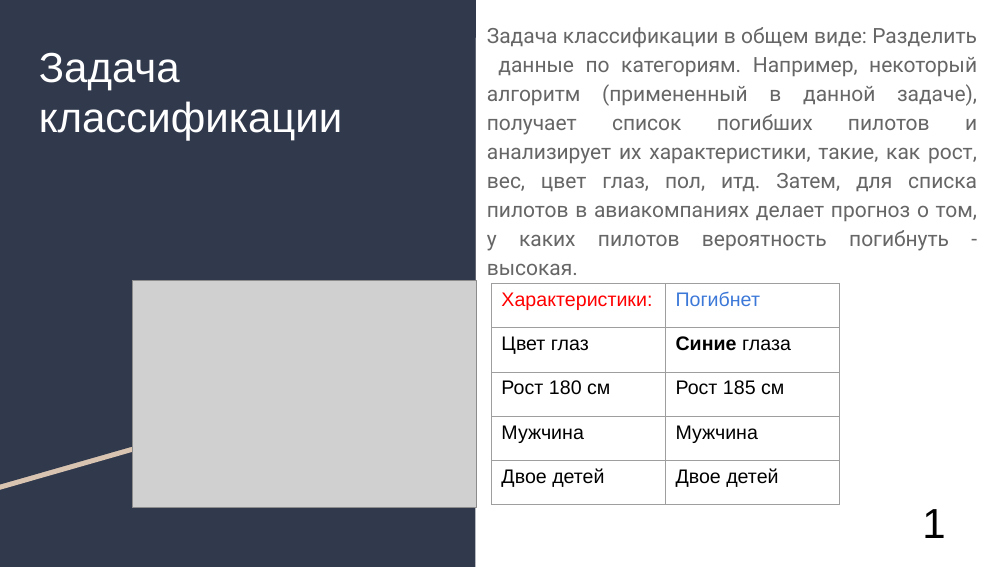
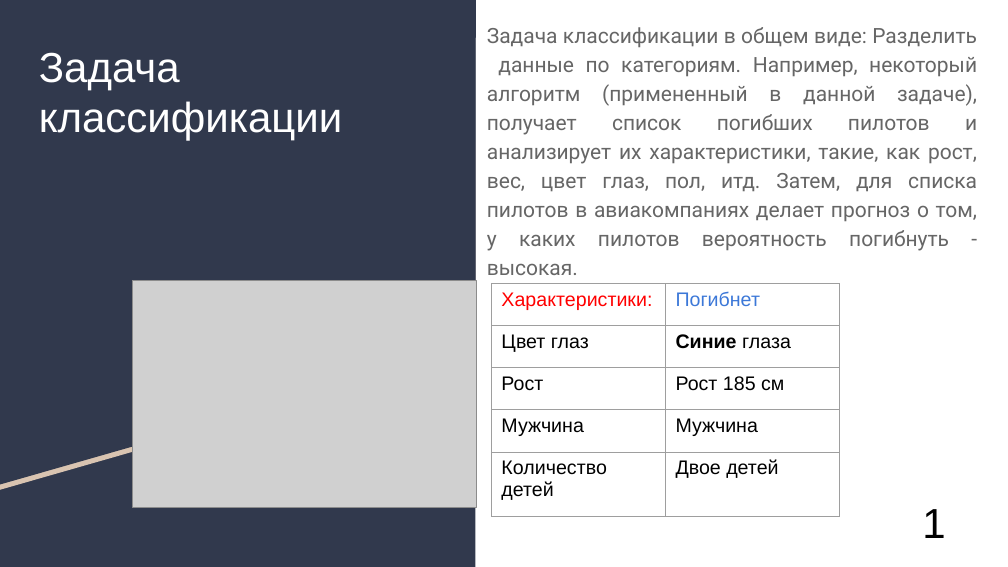
Before and after one commit to AlexanderUzunyan/TestProject, a slide deck: slide 2 of neuro/doc/TMVA.odp. Drawn at 1008x567 pixels with LibreOffice and Linux fonts; fonts in the diff are those of the drawing; grey boxes stand for pictures. Boxes give left, top, right and bottom in pixels: in the first picture for what was removed or moved away, otherwise in the second. Text is boxed around its words. In the diff, an @@ line names an element or a change of style, - is before the commit and + after.

```diff
--- a/neuro/doc/TMVA.odp
+++ b/neuro/doc/TMVA.odp
@@ table at (492, 283, 841, 516) @@
-row 3, column 1: Рост 180 см
+row 3, column 1: Рост
-row 5, column 1: Двое детей
+row 5, column 1: Количество детей
```
Also in this commit, not shown: 7 other slides changed, 5 slides added, 2 slides removed.
